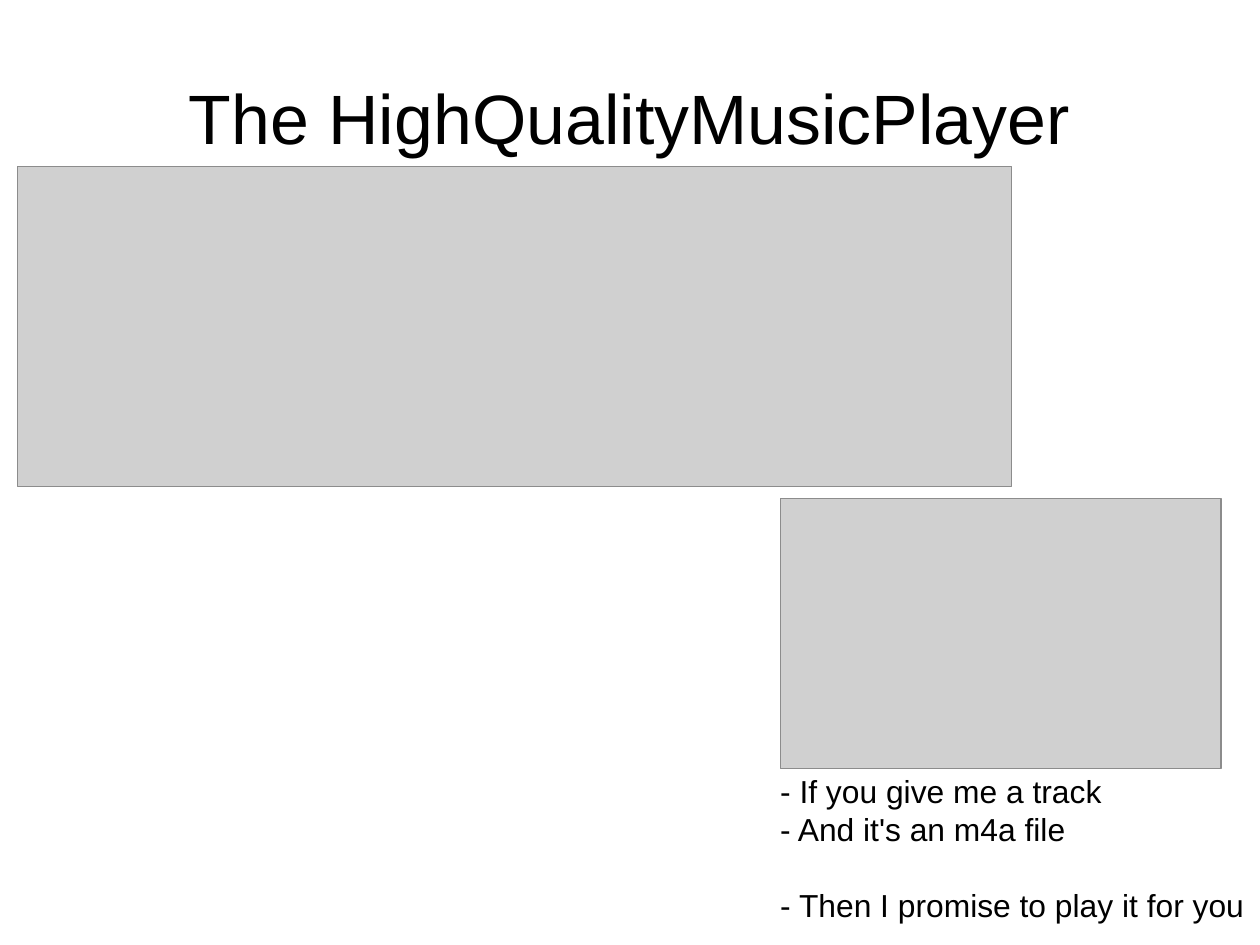
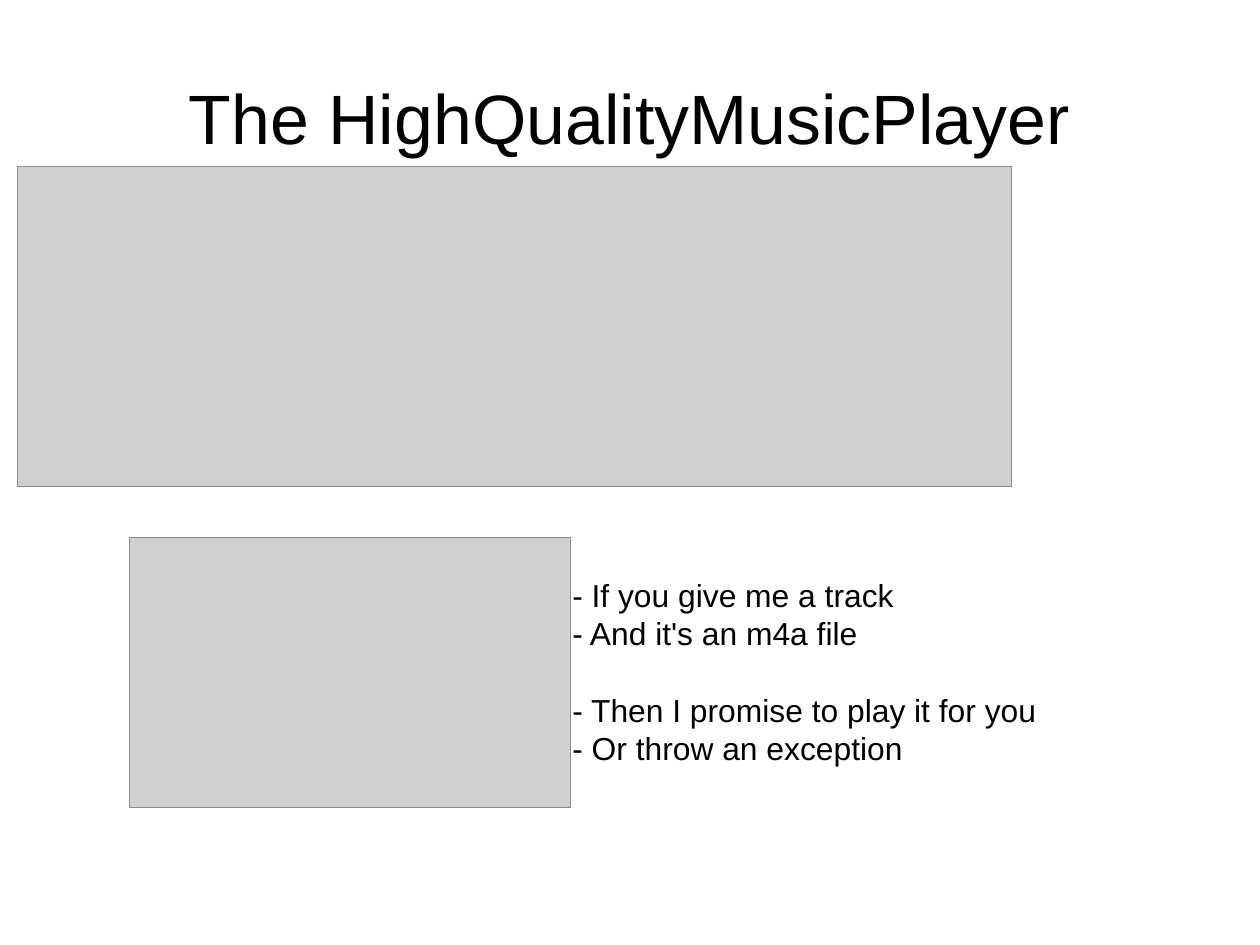
Before and after one commit to james1ewis/LiskovSlides, a slide deck: slide 7 of Liskov Substitution Principle/LSP.odp (slide 12 before the commit). Drawn at 1260x945 pixels with LibreOffice and Linux fonts; fonts in the diff are those of the drawing; grey boxes stand for pictures. Boxes give left, top, right and bottom in pixels: in the first picture for what was removed or moved away, otherwise in the second. Text is boxed around its words. In the diff, an @@ line names an element or a change of style, - is before the commit and + after.

Commit message:
updated the talk - moved some slides around and finished off others

```diff
--- a/Liskov Substitution Principle/LSP.odp
+++ b/Liskov Substitution Principle/LSP.odp
@@ picture: place and size @@
-picture at <box>781,499,1222,768</box>
+picture at <box>130,537,572,807</box>
@@ text "- If you give me ...": place and size @@
-text "- If you give me ..." at <box>798,780,1244,923</box>
+text "- If you give me ..." at <box>590,584,1036,766</box>
@@ text at <box>592,737,902,766</box>: paragraph added @@
+- Or throw an exception
```
Also in this commit, not shown: 6 other slides changed, 2 slides added, 6 slides removed, 1 other file.
